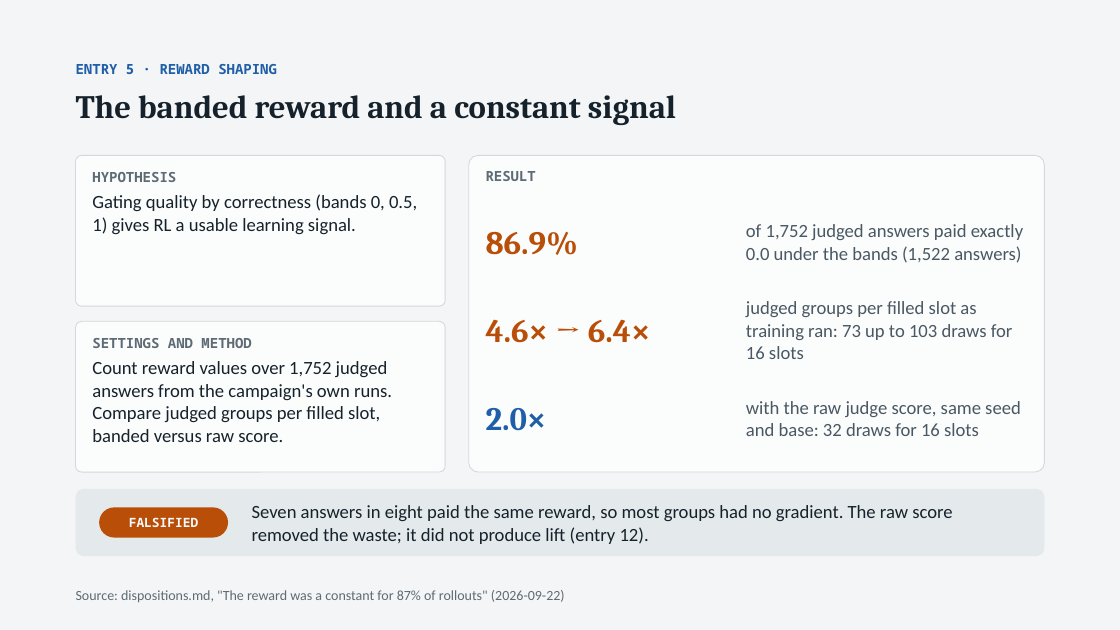
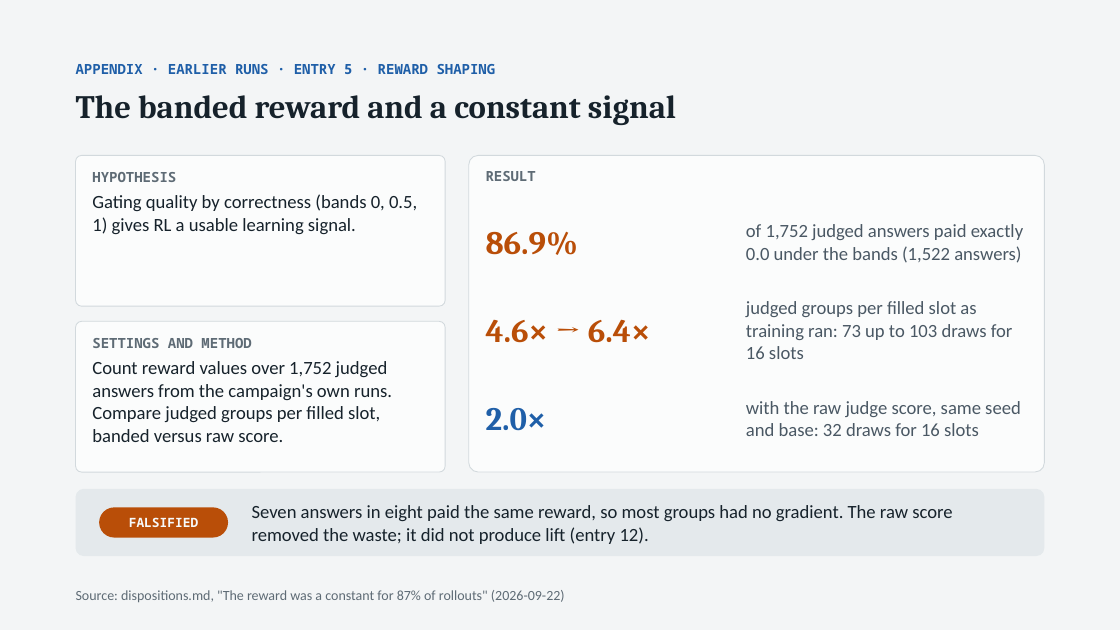
Before and after one commit to thistleknot/rl_v2_share, a slide deck: slide 19 of docs/RL_V2_rl.pptx. Drawn at 1120x630 pixels with LibreOffice and Linux fonts; fonts in the diff are those of the drawing. Boxes give left, top, right and bottom in pixels: in the first picture for what was removed or moved away, otherwise in the second. Text is boxed around its words. In the diff, an @@ line names an element or a change of style, - is before the commit and + after.

```diff
--- a/docs/RL_V2_rl.pptx
+++ b/docs/RL_V2_rl.pptx
@@ text at <box>76,64,496,74</box>: text changed @@
-ENTRY 5 · REWARD SHAPING
+APPENDIX · EARLIER RUNS · ENTRY 5 · REWARD SHAPING
```
Also in this commit, not shown: 8 other slides changed.
